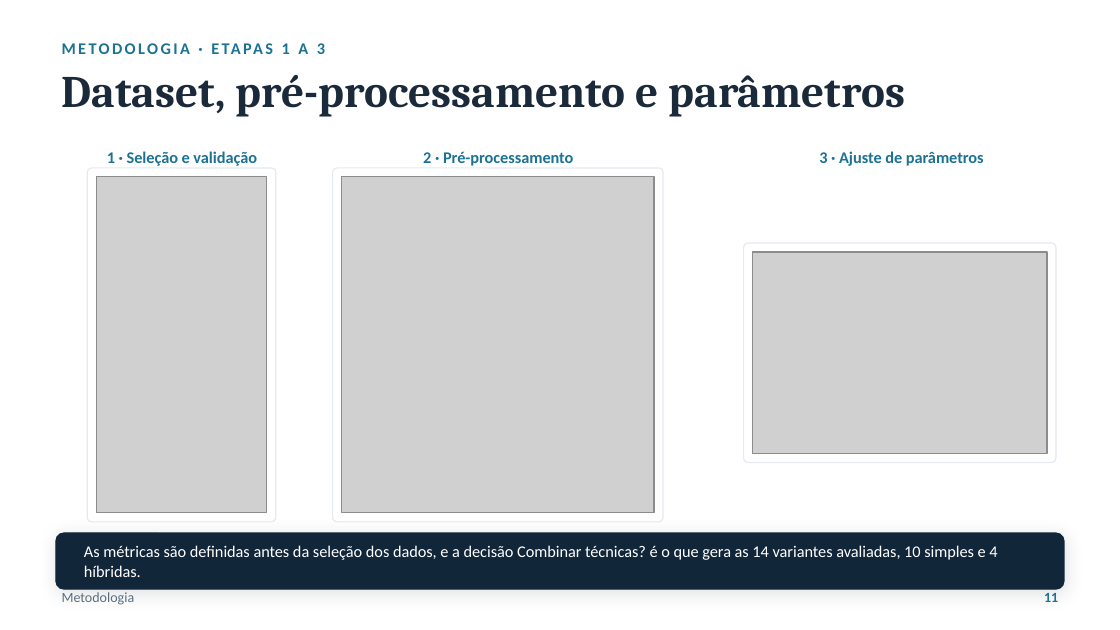
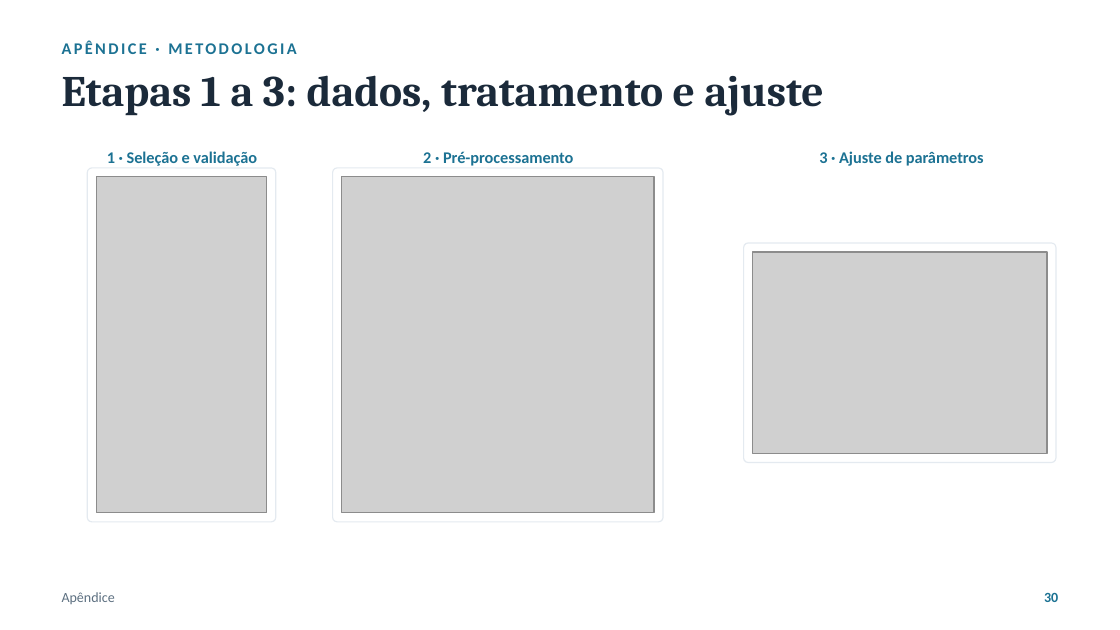
Before and after one commit to luanws/masters-thesis, a slide deck: slide 30 of presentation/defesa.pptx (slide 11 before the commit). Drawn at 1120x630 pixels with LibreOffice and Linux fonts; fonts in the diff are those of the drawing; grey boxes stand for pictures. Boxes give left, top, right and bottom in pixels: in the first picture for what was removed or moved away, otherwise in the second. Text is boxed around its words. In the diff, an @@ line names an element or a change of style, - is before the commit and + after.

```diff
--- a/presentation/defesa.pptx
+++ b/presentation/defesa.pptx
@@ text at bbox=[62, 41, 296, 54]: text changed @@
-METODOLOGIA · ETAPAS 1 A 3
+APÊNDICE · METODOLOGIA
@@ text at bbox=[62, 75, 824, 116]: text changed; size 29 to 28 pt @@
-Dataset, pré-processamento e parâmetros
+Etapas 1 a 3: dados, tratamento e ajuste
@@ rounded rectangle removed at bbox=[56, 533, 1064, 589] @@
@@ text removed at bbox=[84, 545, 997, 577] @@
-As métricas são definidas antes da seleção dos dados, e a decisão Combinar técnicas? é o que gera as 14 variantes avaliadas, 10 simples e 4 híbridas.
@@ text removed at bbox=[62, 592, 135, 605] @@
-Metodologia
@@ text added at bbox=[62, 592, 115, 604], 9 pt, text #5C6F80 @@
+Apêndice
@@ text removed at bbox=[1044, 593, 1058, 602] @@
-11
@@ text added at bbox=[1044, 593, 1058, 602], 9 pt, text #1C7293, bold @@
+30
```
Also in this commit, not shown: 15 other slides changed, 19 slides added, 14 slides removed, 27 other files.
